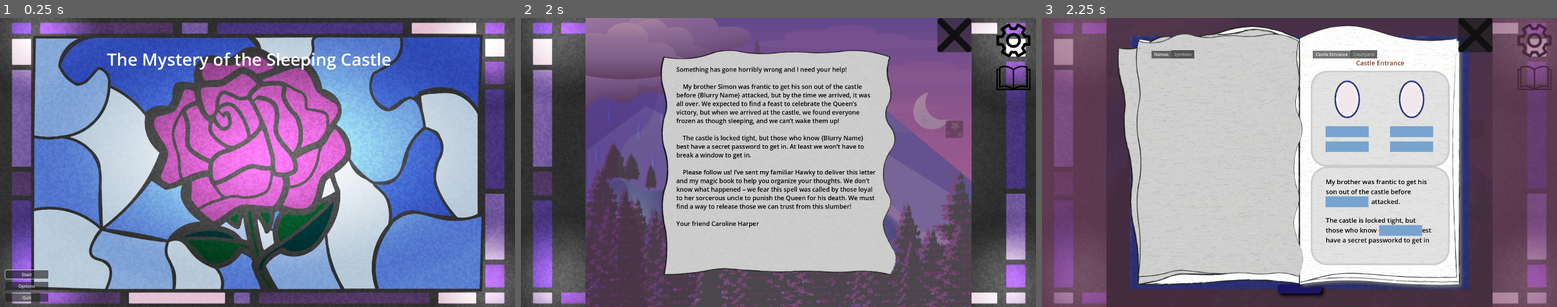
Above: before the commit, frames 1-3 (left to right).
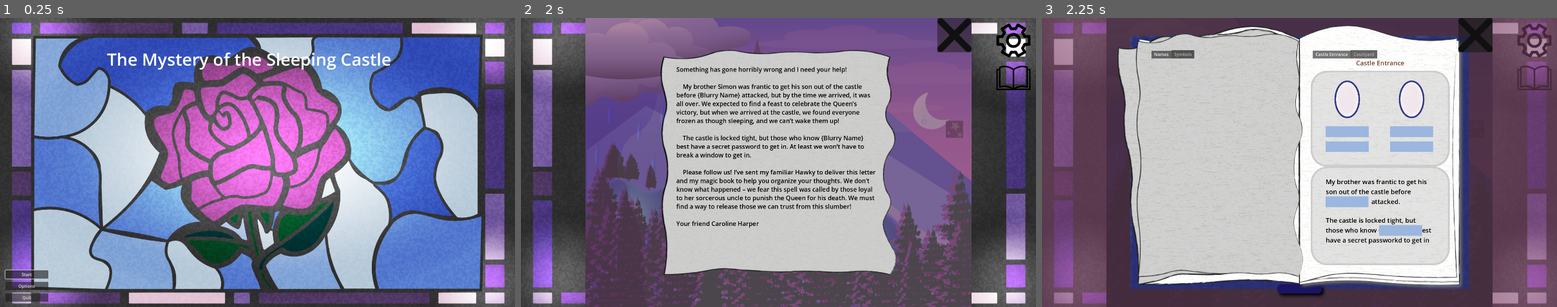
Above: after the commit, the same moments.

Repository: hwfwalton/SleepingCastleAlpha
Game: Godot game, scene res://root.tscn
Two runs of this game, one before a commit and one after it. Both use one fixed random seed, a clock stepped at 60 frames per second and the inputs below.
Inputs (mouse positions are in pixels of both pictures, inside the frame that each line leads up to):
- Up to frame 1 (0.25 s): no input
- Up to frame 2 (2 s): click "Start" at 0.5 s; click (727, 202) at 1.25 s
- Up to frame 3 (2.25 s): click (1536, 78) at 2 s

Frames 1-2 are identical in both runs. In frame 3, 1.8% of the frame differs, in the area x 55-76%, y 37-76%.

Commit message:
Color code the clue items and clue slots

Diff:
--- a/BookView/book_view_clue_item.gd
+++ b/BookView/book_view_clue_item.gd
@@ -16,6 +16,7 @@
 
 func updateLabel():
 	if (found_clue_item):
+		color_rect.color = ClueItem.clue_type_colors.get(found_clue_item.clue_item.type)
 		if (found_clue_item.clue_item.type == ClueItem.CLUE_TYPE.NAME):
 			item_label_value = found_clue_item.clue_item.getClueNameDisplayValue()
 		elif (found_clue_item.clue_item.type == ClueItem.CLUE_TYPE.SYMBOL):
--- a/BookView/book_view_clue_slot.gd
+++ b/BookView/book_view_clue_slot.gd
@@ -4,6 +4,8 @@
 var found_clue_item: FoundClueItem
 @onready var clue_slot_collider = $BookViewClueSlotCollider
 @onready var book_view_clue_item: BookViewClueItem = $BookViewClueItem
+@onready var clue_item_color_rect = $BookViewClueItem/ColorRect
+
 @export var correct_clue_name_values: Array[ClueItem.CLUE_NAME] = []
 @export var correct_clue_symbol_values: Array[ClueItem.CLUE_SYMBOL] = []
 @export var accepted_clue_types: Array[ClueItem.CLUE_TYPE] = []
@@ -12,7 +14,7 @@
 func _ready():
 	clue_slot_collider.clue_submitted.connect(_on_book_view_clue_slot_found_clue_submitted)
 	updateFoundClue(found_clue_item)
-
+	_update_slot_color_for_accepted_types()
 
 
 func _process(delta):
@@ -21,6 +23,12 @@
 	else:
 		# Reset to default when not dragging
 		modulate = Color.WHITE
+
+func _update_slot_color_for_accepted_types():
+	if accepted_clue_types.size() == 1:
+		clue_item_color_rect.color = ClueItem.clue_type_colors.get(accepted_clue_types[0])
+	elif (accepted_clue_types.size() == 2):
+		clue_item_color_rect.color = ClueItem.clue_type_colors.get("BOTH")
 
 
 func _on_book_view_clue_slot_found_clue_submitted(g_found_clue_item):
--- a/resources/clue_item.gd
+++ b/resources/clue_item.gd
@@ -23,6 +23,12 @@
 enum CLUE_FACE {
 	NONE,
 	ALBERT, ALYSSA, FONTAINE, GILDEROY, LEONA, PHILIP, ROBERT, TOM,
+}
+
+static var clue_type_colors = {
+	CLUE_TYPE.NAME: Color.html("#9BB7DF"),
+	CLUE_TYPE.SYMBOL: Color.html("#C77DBF"),
+	"BOTH": Color.html("#9179B4"),
 }
 
 var clue_name_display_names = {
